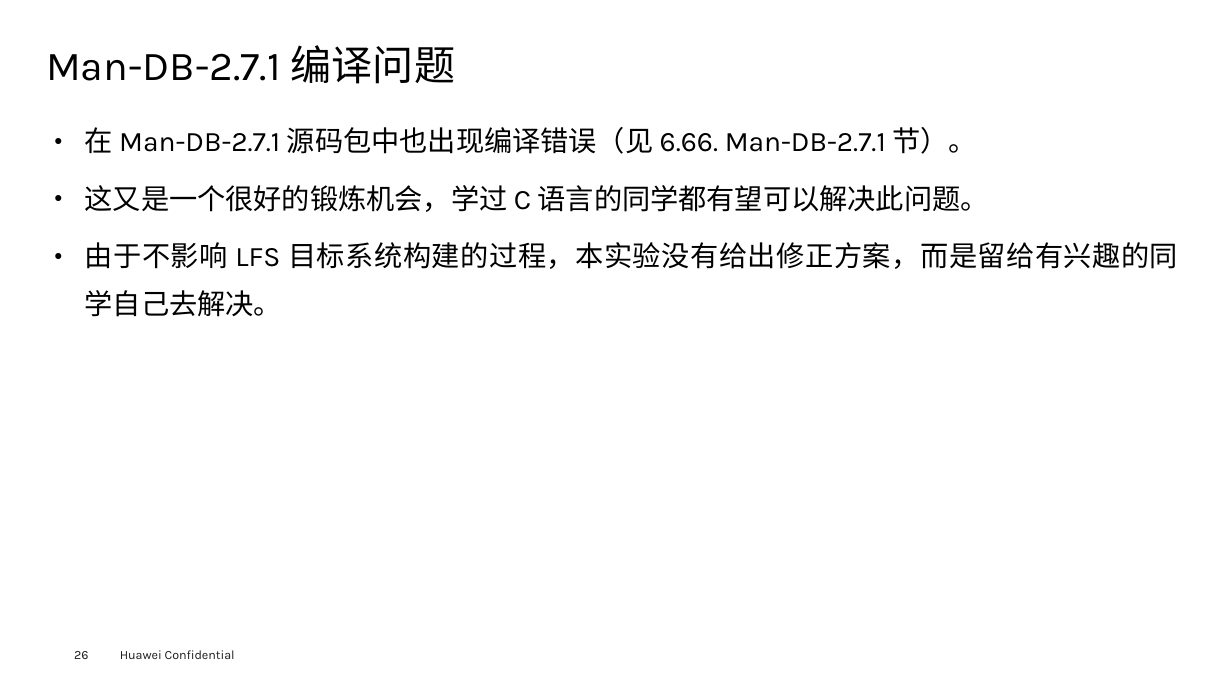
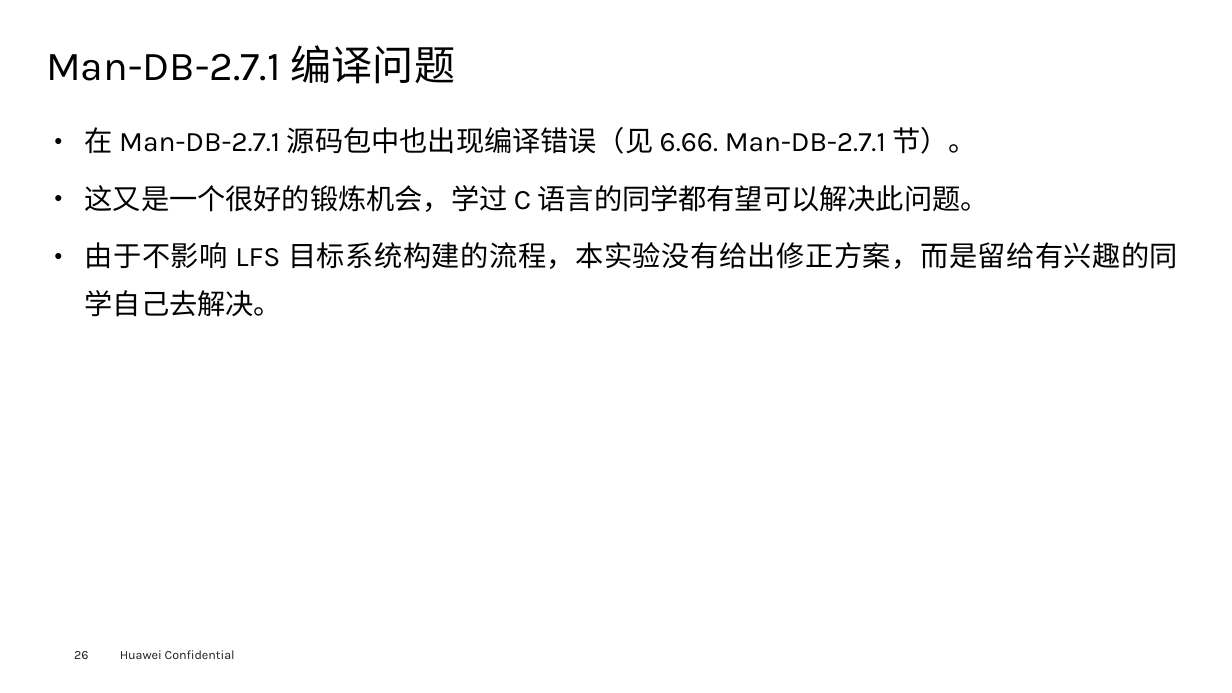
Before and after one commit to openeuler-mirror/lfs-course, a slide deck: slide 27 of lfs-7.7-systemd/documents/LFS-on-openEuler_Course-Handout_v1.3.pptx. Drawn at 1232x693 pixels with LibreOffice and Linux fonts; fonts in the diff are those of the drawing; background and template pictures are left out. Boxes give left, top, right and bottom in pixels: in the first picture for what was removed or moved away, otherwise in the second. Text is boxed around its words. In the diff, an @@ line names an element or a change of style, - is before the commit and + after.

Commit message:
Updating course handout PPT file
Update a word of course handout PPT file.

```diff
--- a/lfs-7.7-systemd/documents/LFS-on-openEuler_Course-Handout_v1.3.pptx
+++ b/lfs-7.7-systemd/documents/LFS-on-openEuler_Course-Handout_v1.3.pptx
@@ text at (85,242,1178,317): text changed @@
-● 由于不影响 LFS 目标系统构建的过程，本实验没有给出修正方案，而是留给有兴趣的同学自己去解决。
+● 由于不影响 LFS 目标系统构建的流程，本实验没有给出修正方案，而是留给有兴趣的同学自己去解决。
```
